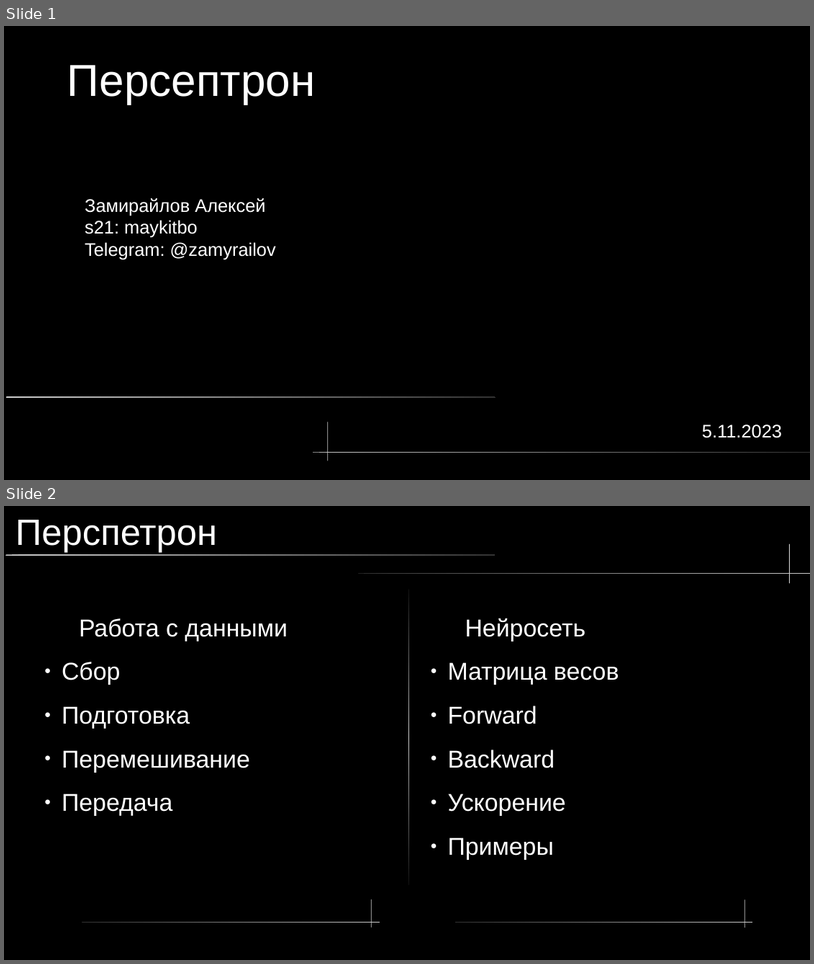
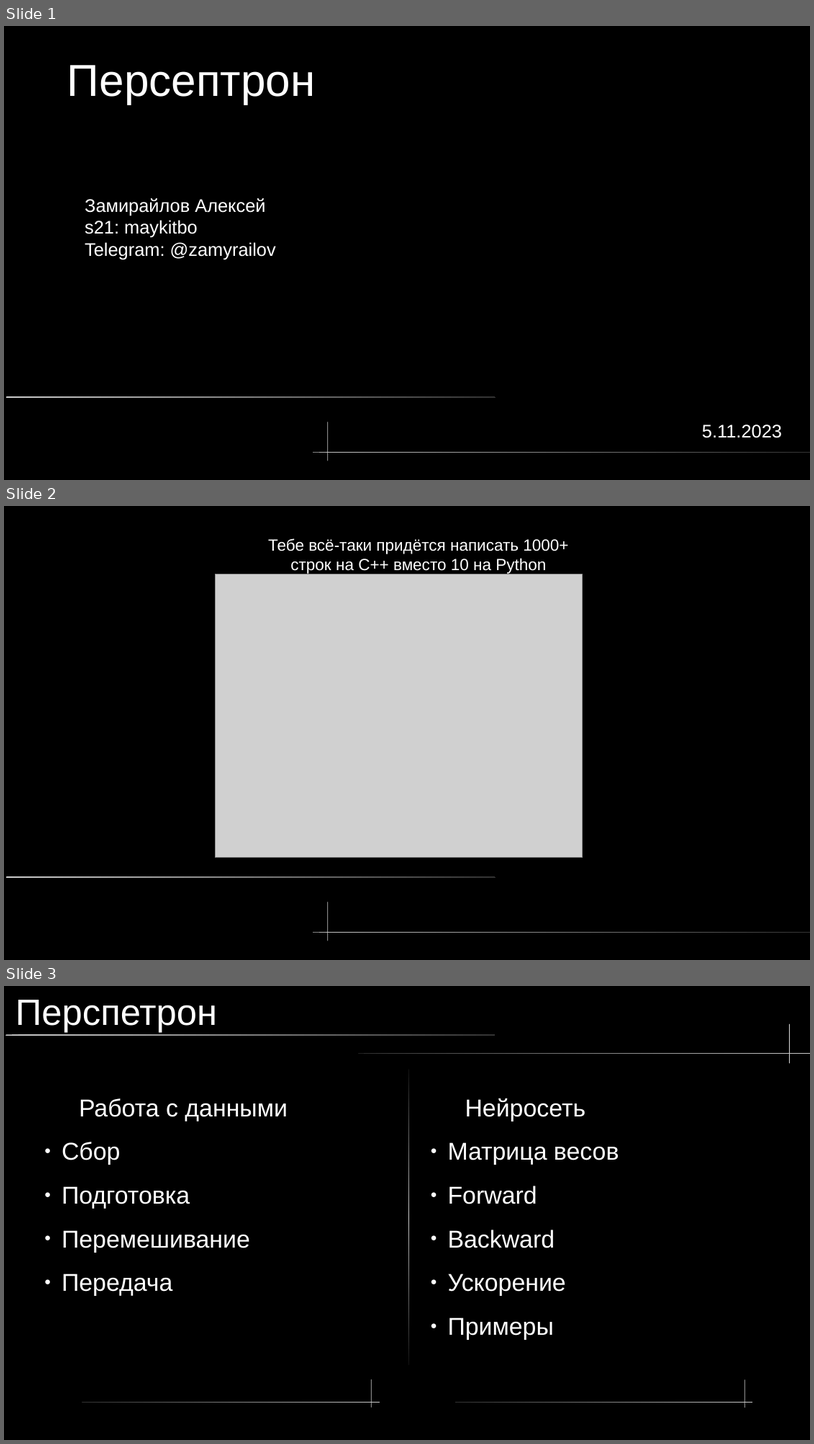
Before and after one commit to maykitbo/multilayer_perceptron, a slide deck: pres.odp. Shown one above the other, each under a label of ours: slides 1 and 2 before the commit, slides 1, 2 and 3 after it. The pictures are 814x964 and 814x1444 pixels, drawn with LibreOffice and Linux fonts; fonts in the diff are those of the drawing; grey boxes stand for pictures. Boxes give left, top, right and bottom in pixels: in the first picture for what was removed or moved away, otherwise in the second. Text is boxed around its words. In the diff, an @@ line names an element or a change of style, - is before the commit and + after.

```diff
--- a/pres.odp
+++ b/pres.odp
@@ slide 2 added at (x1=4, y1=506, x2=810, y2=960), background #000000; not listed: 3 template elements that a slide beside it also shows @@
@@ text added at (x1=268, y1=538, x2=568, y2=574), 16 pt, text #FFFFFF @@
+Тебе всё-таки придётся написать 1000+
+cтрок на С++ вместо 10 на Python
@@ picture added at (x1=216, y1=574, x2=583, y2=857) @@
@@ what was slide 2 is now slide 3 @@
```
Also in this commit, not shown: 9 slides changed, 4 other files.
